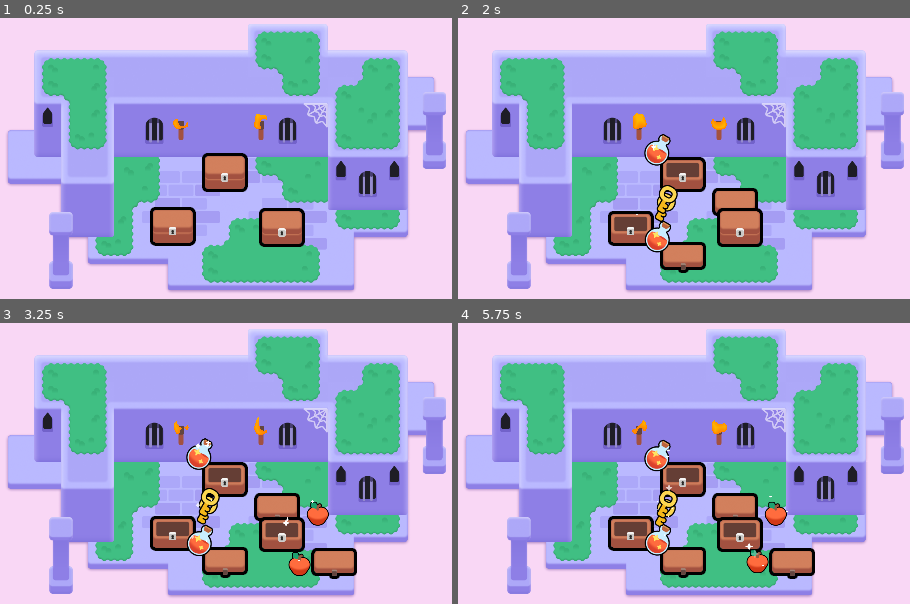
Above: before the commit, frames 1-4 (two rows, left to right).
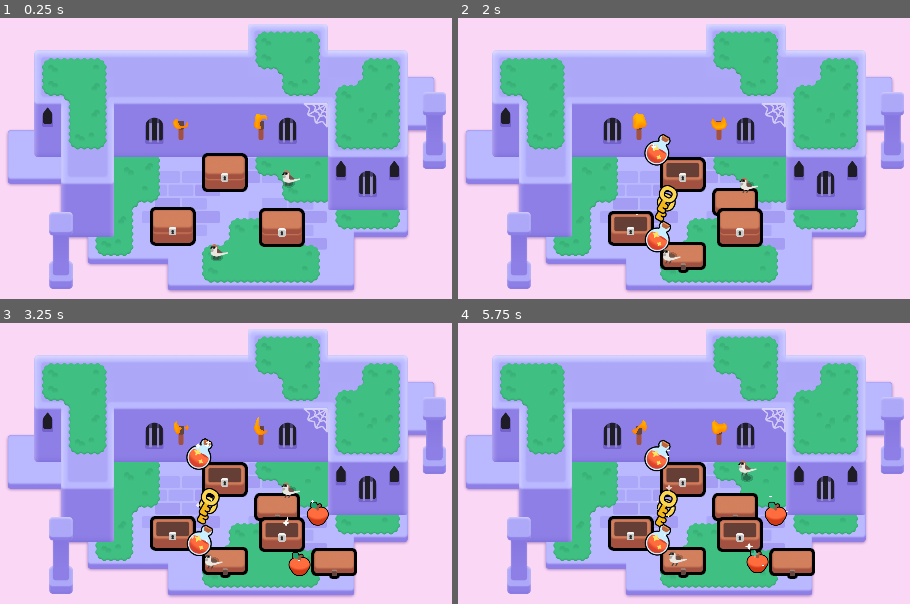
Above: after the commit, the same moments.

Repository: Sam7643/2d-GameDev-Courses
Game: Godot game, scene res://lessons/mini_dungeon.tscn
Two runs of this game, one before a commit and one after it. Both use one fixed random seed, a clock stepped at 60 frames per second and the inputs below.
Inputs (mouse positions are in pixels of both pictures, inside the frame that each line leads up to):
- Up to frame 1 (0.25 s): no input
- Up to frame 2 (2 s): tap Enter at 0.5 s; move the mouse to (684, 172) at 0.52 s; press the mouse at (684, 172) at 0.53 s; hold D (move_right) 0.53-1.28 s; tap Space at 0.77, 1.52 s; move the mouse to (629, 225) at 1.27 s; release the mouse at (629, 225) at 1.28 s; hold S (move_down) from 1.28 s (still down); right-click (629, 225) at 1.35 s; click (629, 225) at 1.42 s
- Up to frame 3 (3.25 s): move the mouse to (280, 533) at 2.02 s; release S (move_down) at 2.03 s; hold D (move_right) 2.03-2.78 s; tap Z at 2.1 s; click (280, 533) at 2.17 s; move the mouse to (180, 570) at 2.77 s; hold W (move_up) from 2.78 s (still down); click (180, 570) at 2.85 s; tap Space at 3.02 s
- Up to frame 4 (5.75 s): move the mouse to (outside the picture) at 3.52 s; release W (move_up) at 3.53 s; hold Right mouse button (right_click) 3.53-4.28 s; hold A (move_left) 3.53-5.03 s; click (outside the picture) at 3.67 s; tap Space at 3.77, 4.52 s; move the mouse to (outside the picture) at 4.27 s; tap Z at 4.35 s; click (outside the picture) at 4.42 s; move the mouse to (720, 480) at 5.02 s; press the mouse at (720, 480) at 5.03 s; hold S (move_down) from 5.03 s (still down)

The runs differ from the first frame. In frame 1, 0.3% of the frame differs, in the area x 46-67%, y 54-87%; in frame 2, 0.2%; in frame 3, 0.2%; in frame 4, 0.3%, in the area x 46-67%, y 48-87%.

Commit message:
M6. Lesson 8-9

Diff:
--- /dev/null
+++ b/M06.looting_workbook/Bird.gd
@@ -0,0 +1,31 @@
+extends Node2D
+
+@onready var sprite_2d: Sprite2D = $Sprite2D
+@onready var shadow: Sprite2D = $Shadow
+@onready var wait_timer: Timer = $WaitTimer
+
+# Called when the node enters the scene tree for the first time.
+func _ready():
+	wait_timer.wait_time = randf_range(1.0, 3.0)
+	wait_timer.one_shot = true
+	wait_timer.timeout.connect(_animate_one_hop)
+	wait_timer.start()
+
+# Called every frame. 'delta' is the elapsed time since the previous frame.
+func _animate_one_hop() -> void:
+	const HOP_DURATION := 0.25
+	const HALF_HOP_DURATION := HOP_DURATION / 2.0
+	var random_direction := Vector2(1.0, 0.0).rotated(randf() * 2.0 * PI)
+	var land_position := random_direction * randf_range(0.0, 30.0)
+	var tween := create_tween().set_parallel()
+	tween.tween_property(sprite_2d, "position:x", land_position.x, HOP_DURATION)
+	tween.tween_property(shadow, "position", land_position, HOP_DURATION)
+	tween = create_tween()
+	tween.set_trans(Tween.TRANS_QUAD)
+	tween.set_ease(Tween.EASE_OUT)
+	const JUMP_HEIGHT := 16.0
+	tween.tween_property(sprite_2d, "position:y", land_position.y - JUMP_HEIGHT, HALF_HOP_DURATION)
+	tween.set_ease(Tween.EASE_IN)
+	tween.tween_property(sprite_2d, "position:y", land_position.y, HALF_HOP_DURATION)
+	wait_timer.wait_time = randf_range(1.0, 3.0)
+	tween.finished.connect(wait_timer.start)
--- a/M06.looting_workbook/assets/bird/shadow.tscn
+++ b/M06.looting_workbook/assets/bird/shadow.tscn
@@ -18,5 +18,6 @@
 [node name="Shadow" type="Sprite2D"]
 show_behind_parent = true
 material = SubResource("ShaderMaterial_3o8dr")
+position = Vector2(2.08165e-12, 2.08165e-12)
 scale = Vector2(1.5625, 0.976562)
 texture = ExtResource("2_2mb0d")
--- a/M06.looting_workbook/assets/torch/torch.gd
+++ b/M06.looting_workbook/assets/torch/torch.gd
@@ -1,7 +1,17 @@
-extends Node2D
+extends Area2D
 
 @onready var flame: Sprite2D = $Flame
+@onready var target_node: Sprite2D = $SomeSprite2DNode
 
 func _ready() -> void:
 	# This parameter of the shader material gives each flame a slightly different look and randomized animation.
 	flame.material.set("shader_parameter/offset", global_position * 0.1)
+
+func _input_event(viewport: Viewport, event: InputEvent, shape_idx: int) -> void:
+	var is_mouse_pressed: bool = (
+		event is InputEventMouseButton and
+		event.pressed and
+		event.button_index == MOUSE_BUTTON_LEFT
+	)
+	if is_mouse_pressed:
+		flame.visible = not flame.visible
--- a/M06.looting_workbook/assets/torch/torch.tscn
+++ b/M06.looting_workbook/assets/torch/torch.tscn
@@ -28,7 +28,11 @@
 shader_parameter/noise_sampler = SubResource("NoiseTexture2D_1dd3t")
 shader_parameter/flame_gradient = SubResource("GradientTexture1D_cnwig")
 
-[node name="Torch" type="Node2D"]
+[sub_resource type="CapsuleShape2D" id="CapsuleShape2D_hqcgj"]
+radius = 7.0
+height = 46.0
+
+[node name="Torch" type="Area2D"]
 script = ExtResource("1_8rman")
 
 [node name="TorchBody" type="Sprite2D" parent="."]
@@ -40,3 +44,6 @@
 position = Vector2(0, -30)
 scale = Vector2(0.28038, 0.28038)
 texture = ExtResource("3_5oi5q")
+
+[node name="CollisionShape2D" type="CollisionShape2D" parent="."]
+shape = SubResource("CapsuleShape2D_hqcgj")
--- /dev/null
+++ b/M06.looting_workbook/bird.tscn
@@ -0,0 +1,17 @@
+[gd_scene load_steps=4 format=3 uid="uid://cfohor7ajh5c6"]
+
+[ext_resource type="Script" path="res://Bird.gd" id="1_w04dj"]
+[ext_resource type="Texture2D" uid="uid://bwhshkk62k3bh" path="res://assets/bird/sparrow.png" id="2_x745a"]
+[ext_resource type="PackedScene" uid="uid://dnetm54guji21" path="res://assets/bird/shadow.tscn" id="3_or6lw"]
+
+[node name="Bird" type="Node2D"]
+script = ExtResource("1_w04dj")
+
+[node name="Sprite2D" type="Sprite2D" parent="."]
+texture = ExtResource("2_x745a")
+
+[node name="Shadow" parent="." instance=ExtResource("3_or6lw")]
+position = Vector2(-4, 14)
+
+[node name="WaitTimer" type="Timer" parent="."]
+one_shot = true
--- a/M06.looting_workbook/lessons/items/item.gd
+++ b/M06.looting_workbook/lessons/items/item.gd
@@ -5,6 +5,17 @@
 func _ready() -> void:
 	play_floating_animation()
 
+func _input_event(viewport: Viewport, event: InputEvent, shape_idx: int) -> void:
+	var event_is_mouse_click:bool = (
+		event is InputEventMouseButton and
+		event.button_index == MOUSE_BUTTON_LEFT and
+		event.is_pressed()
+	)
+	if event_is_mouse_click:
+		var tween := create_tween()
+		tween.set_trans(Tween.TRANS_CUBIC).set_ease(Tween.EASE_OUT)
+		tween.tween_property(self, "scale", Vector2(0.0, 0.0), 0.3)
+		tween.finished.connect(queue_free)
 
 func play_floating_animation() -> void:
 	var tween := create_tween()
--- a/M06.looting_workbook/lessons/mini_dungeon.tscn
+++ b/M06.looting_workbook/lessons/mini_dungeon.tscn
@@ -7,6 +7,7 @@
 [ext_resource type="Texture2D" uid="uid://l0y1k1obencd" path="res://assets/dungeon/spider_web.png" id="5_ywba7"]
 [ext_resource type="PackedScene" uid="uid://eundh35r605v" path="res://assets/torch/torch.tscn" id="6_fokey"]
 [ext_resource type="PackedScene" uid="uid://b6hypcdu005o8" path="res://chest.tscn" id="7_sgj3d"]
+[ext_resource type="PackedScene" uid="uid://cfohor7ajh5c6" path="res://bird.tscn" id="8_0qtsn"]
 
 [sub_resource type="TileSetAtlasSource" id="TileSetAtlasSource_6s4s5"]
 texture = ExtResource("1_sym7n")
@@ -331,3 +332,9 @@
 
 [node name="Chest3" parent="." instance=ExtResource("7_sgj3d")]
 position = Vector2(721, 361)
+
+[node name="Bird" parent="." instance=ExtResource("8_0qtsn")]
+position = Vector2(743, 242)
+
+[node name="Bird2" parent="." instance=ExtResource("8_0qtsn")]
+position = Vector2(570, 419)
Not shown: 1 places in M06.looting_workbook/assets/torch/torch.tscn that only renumber resources
Not shown: 1 places in M06.looting_workbook/lessons/mini_dungeon.tscn that only renumber resources
